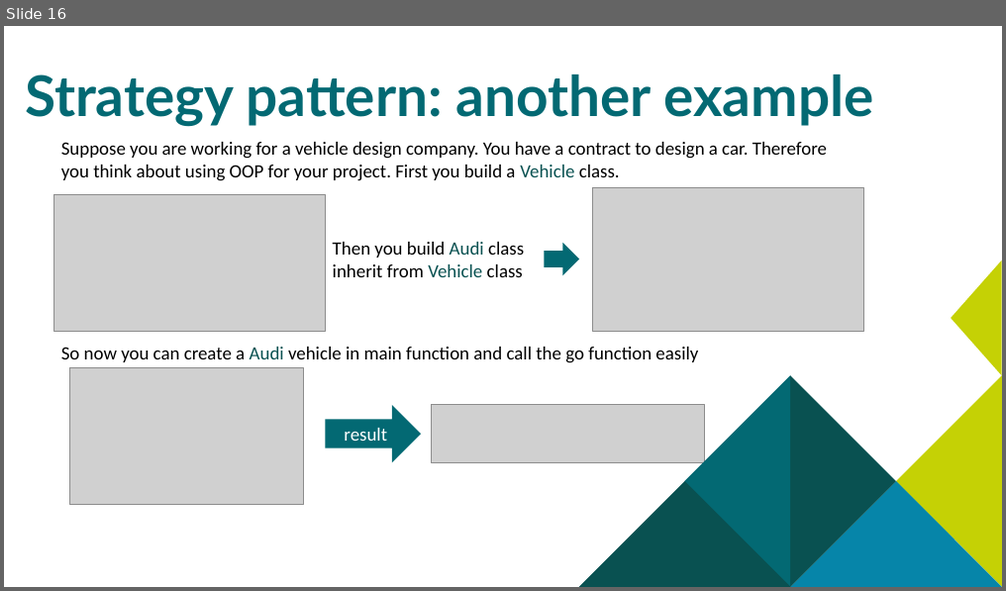
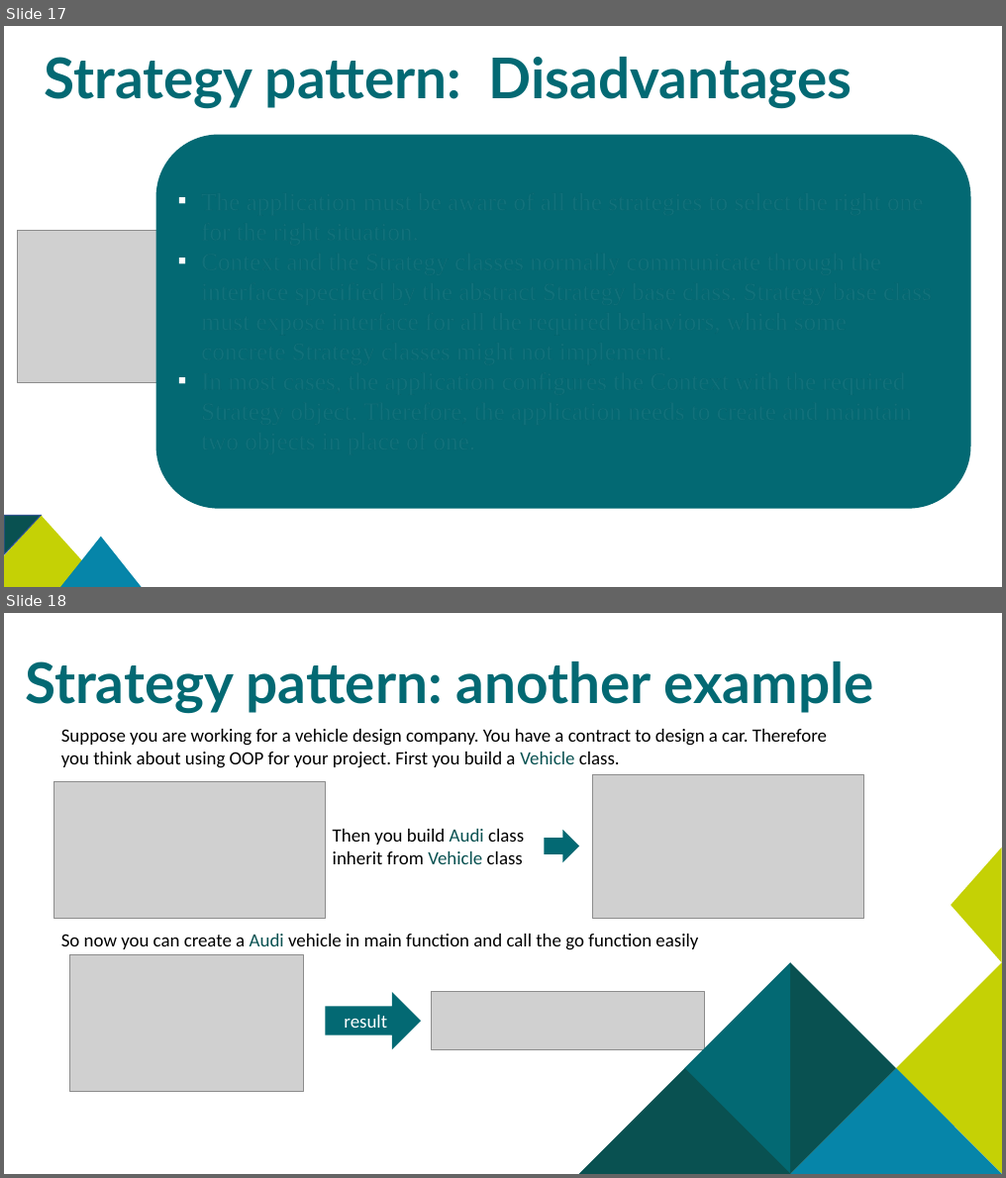
Before and after one commit to CS202-17APCS/Project, a slide deck: Seminar/Strategy pattern.pptx. Shown one above the other, each under a label of ours: slide 16 before the commit, slides 17 and 18 after it. The pictures are 1006x591 and 1006x1178 pixels, drawn with LibreOffice and Linux fonts; fonts in the diff are those of the drawing; grey boxes stand for pictures. Boxes give left, top, right and bottom in pixels: in the first picture for what was removed or moved away, otherwise in the second. Text is boxed around its words. In the diff, an @@ line names an element or a change of style, - is before the commit and + after.

```diff
--- a/Seminar/Strategy pattern.pptx
+++ b/Seminar/Strategy pattern.pptx
@@ slide 17 added at box(4, 26, 1002, 587), background #FFFFFF @@
@@ text added at box(45, 57, 852, 108), 54 pt, text #036973, bold @@
+Strategy pattern: Disadvantages
@@ rounded rectangle added at box(156, 135, 971, 509), fill #036973 @@
@@ ellipse added at box(18, 230, 170, 383), fill #036973 @@
@@ picture added at box(18, 230, 170, 383) @@
@@ triangle added at box(4, 516, 134, 587), fill #C5D105 @@
@@ triangle added at box(4, 516, 41, 556), fill #095151, outline #325491 1 pt @@
@@ triangle added at box(60, 537, 142, 587), fill #0685A9 @@
@@ what was slide 16 is now slide 18 @@
```
Also in this commit, not shown: 1 slide changed, 3 other slides added.
